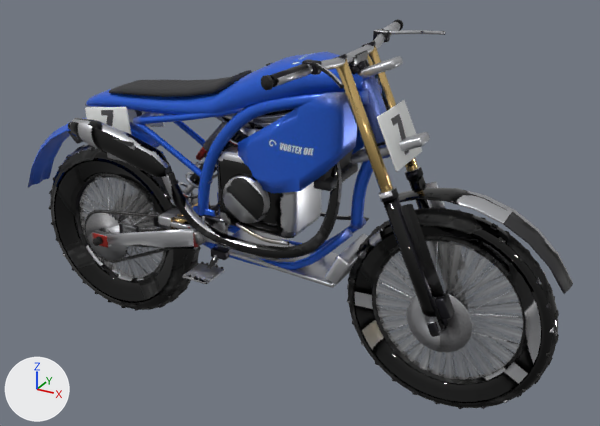
The glTF model public/models/bike.glb: old version first, new version second.
Both versions are drawn from a 50 mm camera at (1.99, -2.21, 1.33) aimed at (0.75, 0.05, 0.2). Arrows for +X, +Y and +Z are at lower left; the lights stay in place. The older version comes first. Where no turn or scale is listed for an object, it has been applied to the vertices. Vertices at exactly the same position are counted once.

The scene before the commit, as lines of its bpy script (objects in view):
```python
ob_engine = bpy.data.objects.new('engine', me_engine)
ob_engine.location = (0.0, 0.0, 0.0)
ob_exhaust = bpy.data.objects.new('exhaust', me_exhaust)
ob_exhaust.parent = ob_bike
ob_exhaust.location = (0.0, 0.0, 0.0)
ob_fork_lower = bpy.data.objects.new('fork_lower', me_fork_lower)
ob_fork_lower.location = (1.3, 0.0, 0.0)
ob_handlebar = bpy.data.objects.new('handlebar', me_handlebar)
ob_handlebar.location = (0.96, 0.0, 0.77)
ob_pegs = bpy.data.objects.new('pegs', me_pegs)
ob_pegs.location = (0.51, 0.0, 0.02)
ob_shock_body = bpy.data.objects.new('shock_body', me_shock_body)
ob_shock_body.parent = ob_bike
ob_shock_body.location = (0.6, 0.0, 0.52)
ob_shock_body.rotation_euler = (0.74, 0.0, 1.571)  # degrees (42, 0, 90)
ob_swingarm = bpy.data.objects.new('swingarm', me_swingarm)
ob_swingarm.parent = ob_bike
ob_swingarm.location = (0.43, 0.0, 0.1)
ob_wheel_front = bpy.data.objects.new('wheel_front', me_wheel_front)
ob_wheel_front.location = (1.3, 0.0, 0.0)
ob_wheel_rear = bpy.data.objects.new('wheel_rear', me_wheel_rear)
ob_wheel_rear.parent = ob_bike
ob_wheel_rear.location = (0.0, 0.0, 0.0)
# also in view: 'wheel_front_spokes' at (1.3, 0.0, 0.0); 'wheel_rear_blur' at (0.0, 0.0, 0.0); 'bodywork' at (0.28, 0.0, 0.43); 'sprocket_rear' at (0.0, -0.09, 0.0); 'chain' at (0.2, -0.09, 0.03)
```
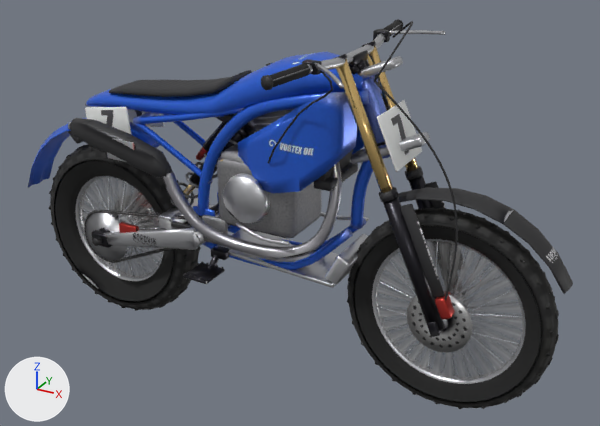
Edits to the bpy script that builds the scene:
```text
Change me_engine:
    where me_engine.from_pydata(...)  # 1108 vertices, 2120 faces; spans x 0.421..0.945, y -0.167..0.2, z 0.09..0.713
    me_engine part 1: texture (UV) coordinates of 2120 of 2120 faces, centred in x 0.423..0.945, y -0.165..0.199, z 0.09..0.712, changed; they spanned u 0.0..1.0, v 0.0..0.98 and now span u 0.0..0.99, v 0.0..1.0
Change me_exhaust:
    where me_exhaust.from_pydata(...)  # 574 vertices, 1132 faces; spans x -0.046..0.948, y -0.205..0.017, z 0.109..0.515
    used by ob_exhaust; parent = ob_bike; location = (0.0, 0.0, 0.0)
    me_exhaust part 2: texture (UV) coordinates of 1132 of 1132 faces, centred in x -0.046..0.947, y -0.203..0.015, z 0.109..0.513, changed; they spanned u 0.24..0.98, v 0.0..0.96 and now span u 0.0..0.98, v 0.0..0.97
Change me_fork_lower:
    where me_fork_lower.from_pydata(...)  # 440 vertices, 836 faces; spans x -0.203..0.36, y -0.13..0.13, z -0.026..0.418
    me_fork_lower part 3: 836 kept faces spanning x -0.203..0.36, y -0.13..0.13, z -0.026..0.418 get new texture (UV) coordinates
Change me_handlebar:
    remove me_handlebar.from_pydata(...)  # 782 vertices, 1520 faces; spans x -0.065..0.144, y -0.438..0.438, z -0.023..0.03
    add me_handlebar.from_pydata(...)  # 980 vertices, 1904 faces; spans x -0.352..0.163, y -0.438..0.438, z -0.433..0.089
    me_handlebar part 4: a new loose piece of 78 vertices spanning x -0.283..0.034, y -0.238..0.146, z -0.433..0.014, in mat_bike_mech
    me_handlebar part 5: a new loose piece of 60 vertices spanning x 0.018..0.163, y -0.108..0.238, z -0.042..0.089, in mat_bike_mech
    me_handlebar part 6: 1028 kept faces spanning x -0.065..0.144, y -0.438..0.438, z -0.023..0.03 get new texture (UV) coordinates
    other edits to the shape of me_handlebar do not show in these pictures
Change me_pegs:
    where me_pegs.from_pydata(...)  # 320 vertices, 544 faces; spans x -0.05..0.05, y -0.245..0.245, z -0.012..0.049
    me_pegs part 7: texture (UV) coordinates of 544 of 544 faces, centred in x -0.05..0.05, y -0.245..0.245, z -0.011..0.045, changed; they spanned u 0.0..1.0, v 0.04..1.0 and now span u 0.11..1.0, v 0.04..1.0
Change me_swingarm:
    where me_swingarm.from_pydata(...)  # 564 vertices, 1080 faces; spans x -0.47..0.028, y -0.15..0.15, z -0.125..0.055
    used by ob_swingarm; parent = ob_bike; location = (0.43, 0.0, 0.1)
    me_swingarm part 8: texture (UV) coordinates of 1080 of 1080 faces, centred in x -0.47..0.027, y -0.15..0.15, z -0.125..0.055, changed; they spanned u 0.0..1.0, v 0.0..0.99 and now span u 0.0..0.99, v 0.0..1.0
Change me_wheel_front:
    where me_wheel_front.from_pydata(...)  # 3486 vertices, 6628 faces; spans x -0.342..0.342, y -0.095..0.095, z -0.34..0.34
    me_wheel_front part 9: 6621 kept faces spanning x -0.342..0.342, y -0.095..0.095, z -0.34..0.34 get new texture (UV) coordinates
Change me_wheel_rear:
    where me_wheel_rear.from_pydata(...)  # 3774 vertices, 7156 faces; spans x -0.342..0.342, y -0.095..0.095, z -0.341..0.341
    used by ob_wheel_rear; parent = ob_bike; location = (0.0, 0.0, 0.0)
    me_wheel_rear part 10: 7098 kept faces spanning x -0.342..0.342, y -0.095..0.095, z -0.341..0.341 get new texture (UV) coordinates
Change me_sprocket_rear:
    where me_sprocket_rear.from_pydata(...)  # 200 vertices, 392 faces; spans x -0.105..0.105, y -0.005..0.005, z -0.105..0.105
    me_sprocket_rear part 11: 392 kept faces spanning x -0.105..0.105, y -0.005..0.005, z -0.105..0.105 get new texture (UV) coordinates
Add ob_brake_hose:
    ob_brake_hose = bpy.data.objects.new('brake_hose', me_brake_hose)  # 150 vertices, 296 faces; spans x 1.068..1.346, y -0.108..-0.102, z 0.068..0.732
    ob_brake_hose.location = (0.0, 0.0, 0.0)
```

Where the change shows, as pixel boxes [x1, y1, x2, y2] in the pictures (600 x 426 px):
'handlebar', reshaped (101% taller): before [261, 19, 446, 90]; after [261, 19, 446, 163]
'brake_hose', added: after [374, 81, 458, 300]
part 1 of me_engine, surface changed: [202, 109, 369, 246] in both
part 2 of me_exhaust, surface changed: [68, 118, 342, 259] in both
part 3 of me_fork_lower, surface changed: [379, 166, 573, 337] in both
part 4 of me_handlebar, added: after [268, 70, 333, 163]
part 5 of me_handlebar, added: after [374, 21, 413, 81]
part 6 of me_handlebar, surface changed: [262, 19, 446, 88] in both
part 7 of me_pegs, surface changed (grey to black): [183, 255, 225, 284] in both
part 8 of me_swingarm, surface changed: [91, 192, 230, 250] in both
part 9 of me_wheel_front, surface changed: [347, 207, 559, 407] in both
part 10 of me_wheel_rear, surface changed: [50, 144, 201, 308] in both
part 11 of me_sprocket_rear, surface changed (grey to white): [86, 212, 128, 261] in both
